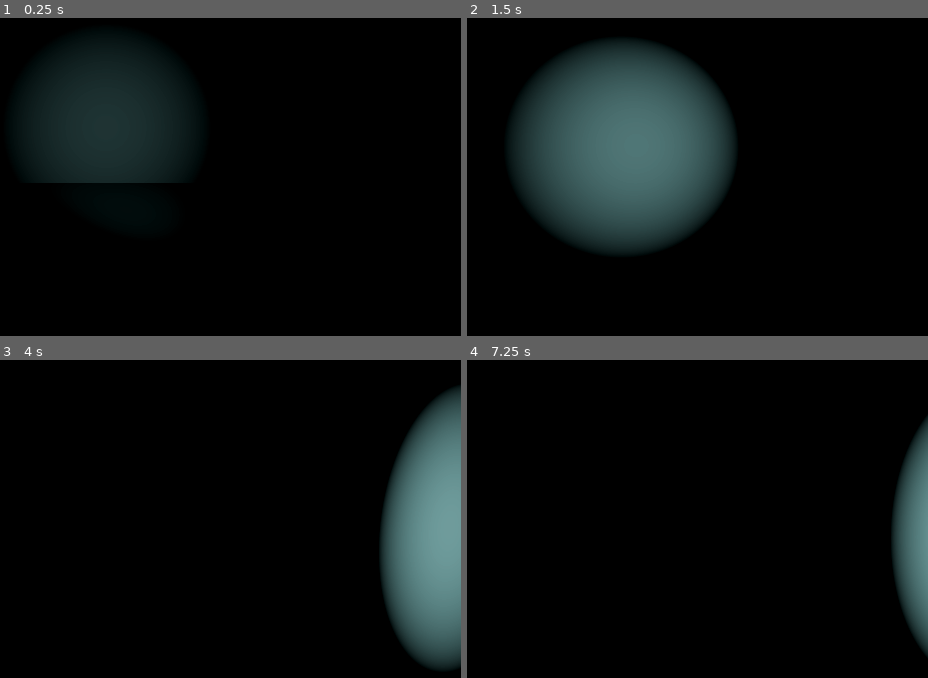
Above: before the commit, frames 1-4 (two rows, left to right).
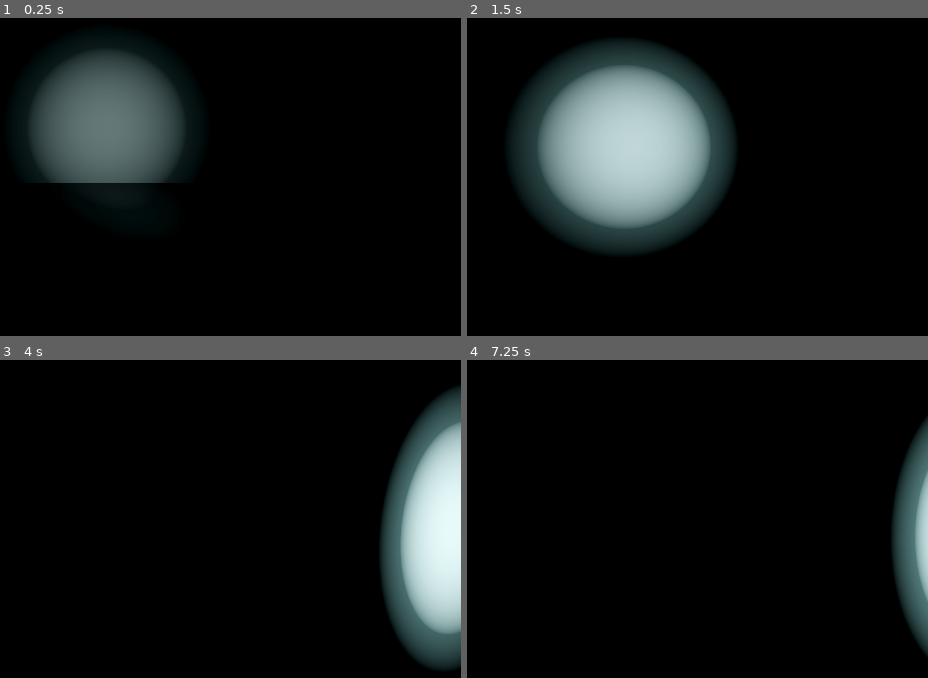
Above: after the commit, the same moments.

Repository: JulioEvencio/silmance
Game: Godot game, scene res://scenes/scenarios/scenario_test.tscn
The game is run twice, just before and just after one commit, with the same random seed, the same clock (stepped at 60 frames per second) and the same inputs.
Inputs (mouse positions are in pixels of both pictures, inside the frame that each line leads up to):
- Up to frame 1 (0.25 s): no input
- Up to frame 2 (1.5 s): tap Enter at 0.5 s; move the mouse to (573, 119) at 0.52 s; hold W (move_up) from 0.53 s (still down); tap Space (jump) at 0.77 s; move the mouse to (490, 122) at 1.27 s
- Up to frame 3 (4 s): keep holding W (move_up); tap Space (jump) at 1.52, 2, 3.02, 3.5, 3.77 s; move the mouse to (82, 455) at 2.02 s; tap Enter at 2.75 s; move the mouse to (50, 468) at 2.77 s; move the mouse to (119, 468) at 3.52 s
- Up to frame 4 (7.25 s): move the mouse to (467, 458) at 4.27 s; tap Space (jump) at 4.52, 5.75, 6.02, 6.77 s; tap Enter at 5 s; move the mouse to (540, 461) at 5.02 s; move the mouse to (499, 452) at 5.77 s; release W (move_up) at 5.78 s; hold D (move_right) 5.78-6.53 s; move the mouse to (573, 461) at 6.52 s; hold W (move_up) from 6.53 s (still down)

The runs differ from the first frame. In frame 1, 10% of the frame differs, in the area x 7-39%, y 11-52%; in frame 2, 15%, in the area x 15-53%, y 15-66%; in frame 3, 6.8%; in frame 4, 0.8%.

Commit message:
update: flahslight

Diff:
--- a/Silmance/scenes/entities/player.tscn
+++ b/Silmance/scenes/entities/player.tscn
@@ -25,6 +25,10 @@
 spot_range = 15.0
 spot_angle = 20.0
 
+[node name="SpotLight3D" type="SpotLight3D" parent="Hand/FlashLight"]
+spot_range = 20.0
+spot_angle = 15.0
+
 [node name="CollisionShape3D" type="CollisionShape3D" parent="."]
 transform = Transform3D(1, 0, 0, 0, 1, 0, 0, 0, 1, 0, 1, 0)
 shape = SubResource("CapsuleShape3D_m46mr")
